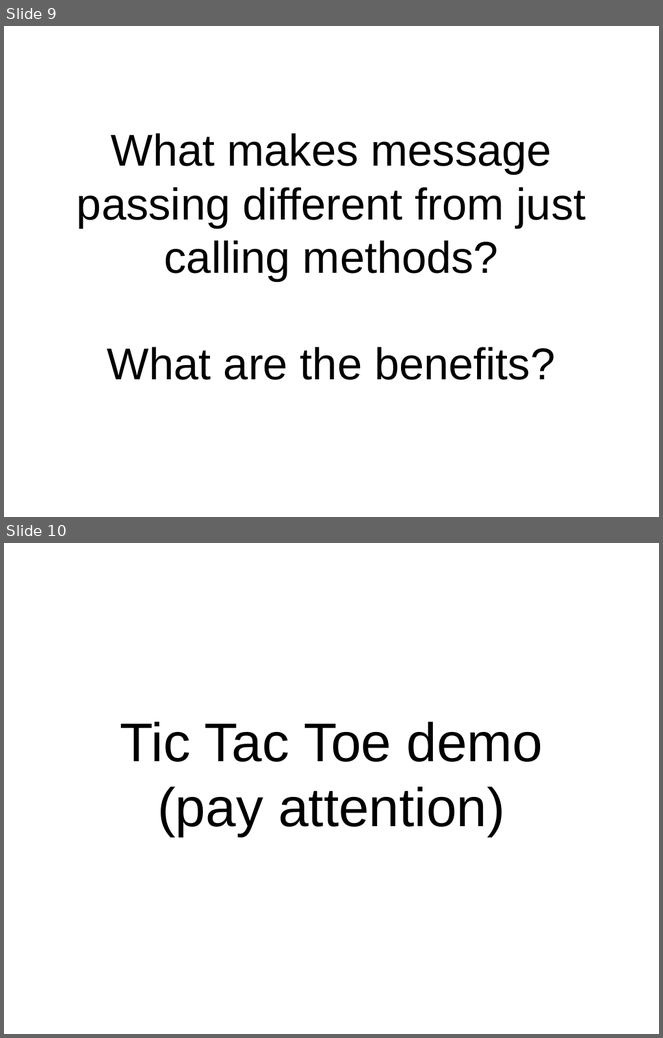
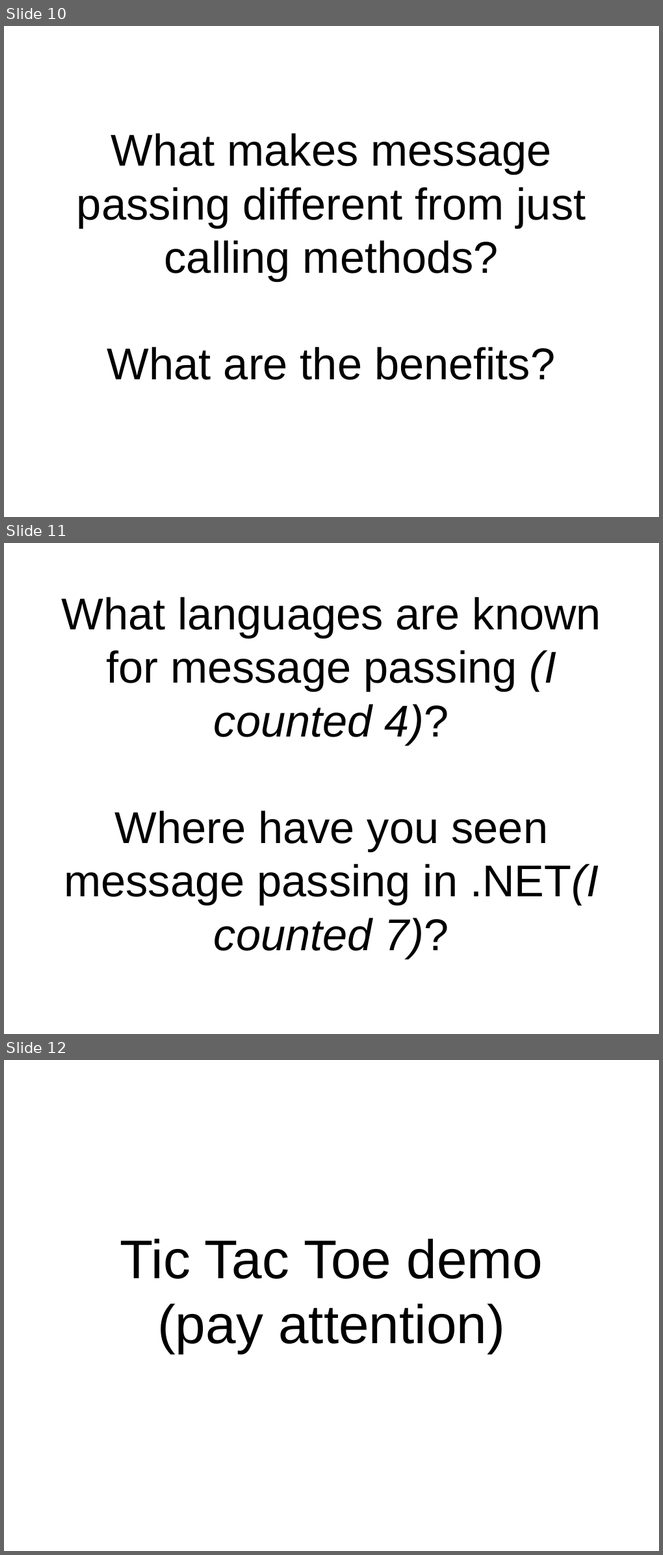
Before and after one commit to pseale/presentation-message-passing, a slide deck: message-passing.odp. Shown one above the other, each under a label of ours: slides 9 and 10 before the commit, slides 10, 11 and 12 after it. The pictures are 663x1038 and 663x1555 pixels, drawn with LibreOffice and Linux fonts; fonts in the diff are those of the drawing. Boxes give left, top, right and bottom in pixels: in the first picture for what was removed or moved away, otherwise in the second. Text is boxed around its words. In the diff, an @@ line names an element or a change of style, - is before the commit and + after.

```diff
--- a/message-passing.odp
+++ b/message-passing.odp
@@ slide 11 added at [4,543,659,1034], background #FFFFFF @@
@@ subtitle added at [61,597,601,959], 54 pt, text #000000 @@
+What languages are known for message passing (I counted 4)?
+Where have you seen message passing in .NET(I counted 7)?
@@ what was slide 9 is now slide 10 @@
@@ what was slide 10 is now slide 12 @@
```
Also in this commit, not shown: 4 slides changed, 4 other slides added, 1 slide removed, 7 other files.
